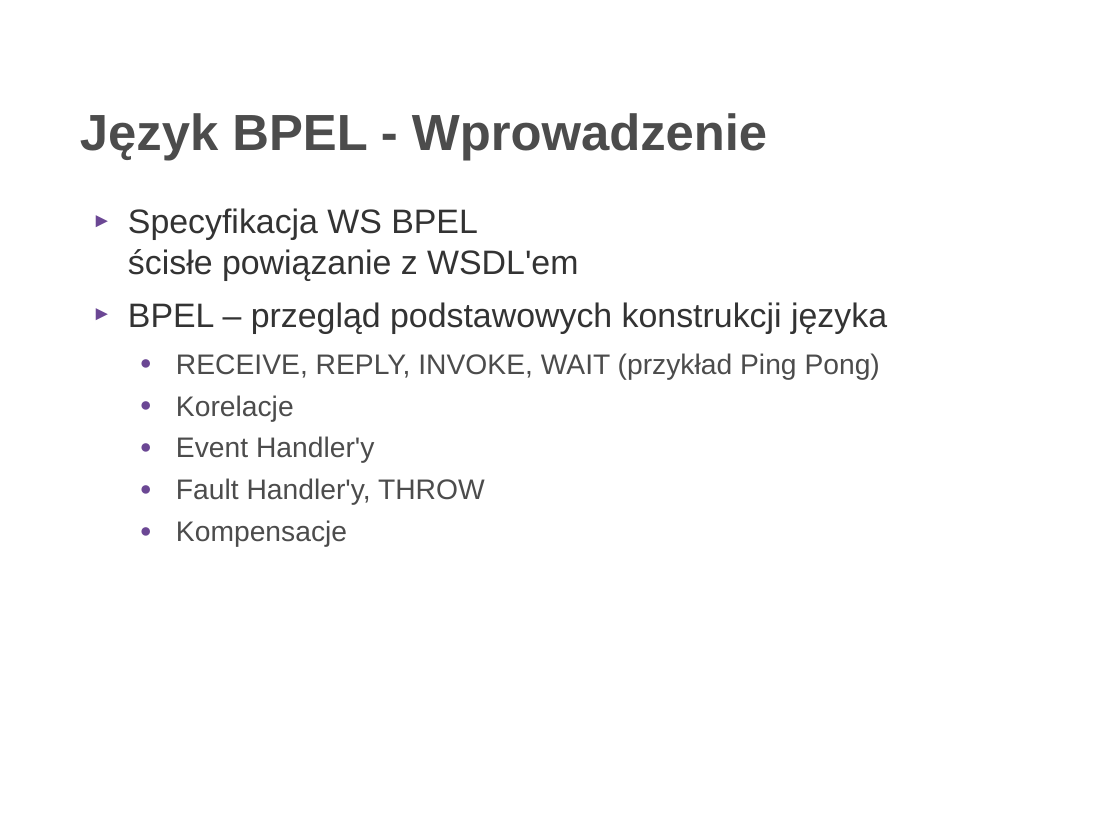
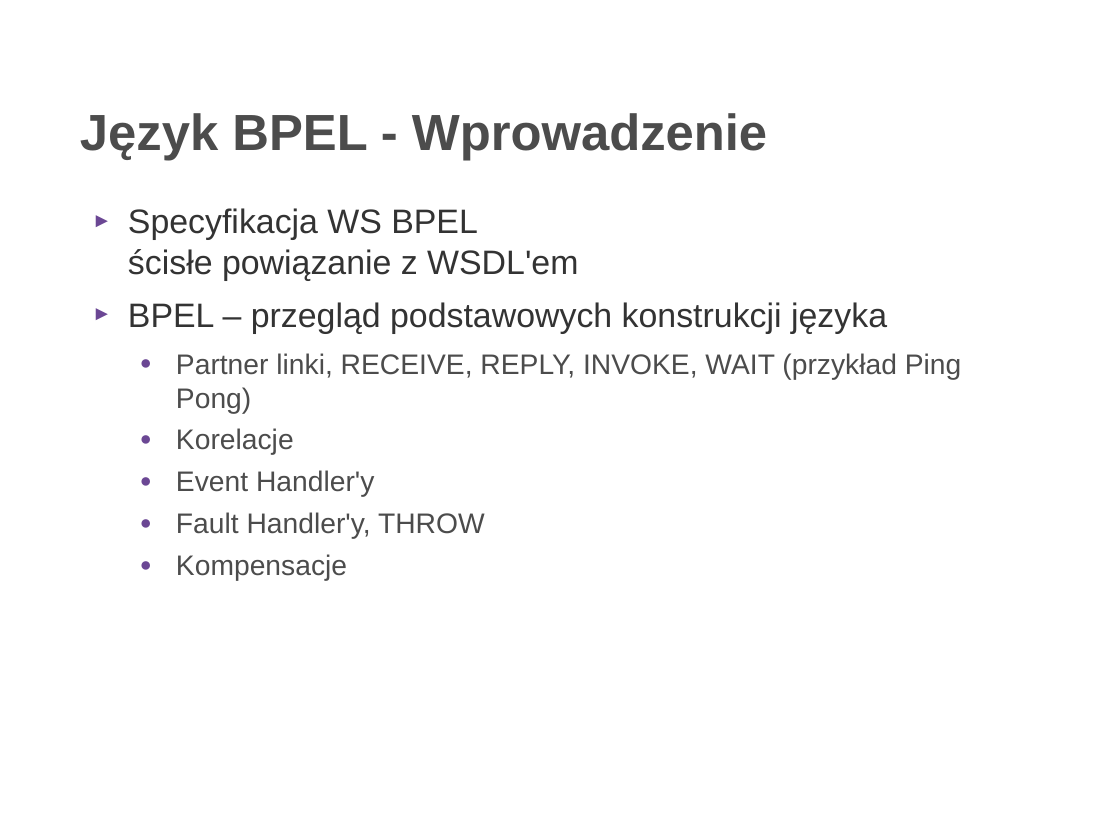
Before and after one commit to rafalrusin/ode-smx-jug, a slide deck: slide 3 of ode.odp. Drawn at 1120x840 pixels with LibreOffice and Linux fonts; fonts in the diff are those of the drawing; background and template pictures are left out. Boxes give left, top, right and bottom in pixels: in the first picture for what was removed or moved away, otherwise in the second. Text is boxed around its words. In the diff, an @@ line names an element or a change of style, - is before the commit and + after.

```diff
--- a/ode.odp
+++ b/ode.odp
@@ text at [176,353,962,414]: text changed @@
-  ● RECEIVE, REPLY, INVOKE, WAIT (przykład Ping Pong)
+  ● Partner linki, RECEIVE, REPLY, INVOKE, WAIT (przykład Ping Pong)
```
Also in this commit, not shown: 1 other slide changed.
